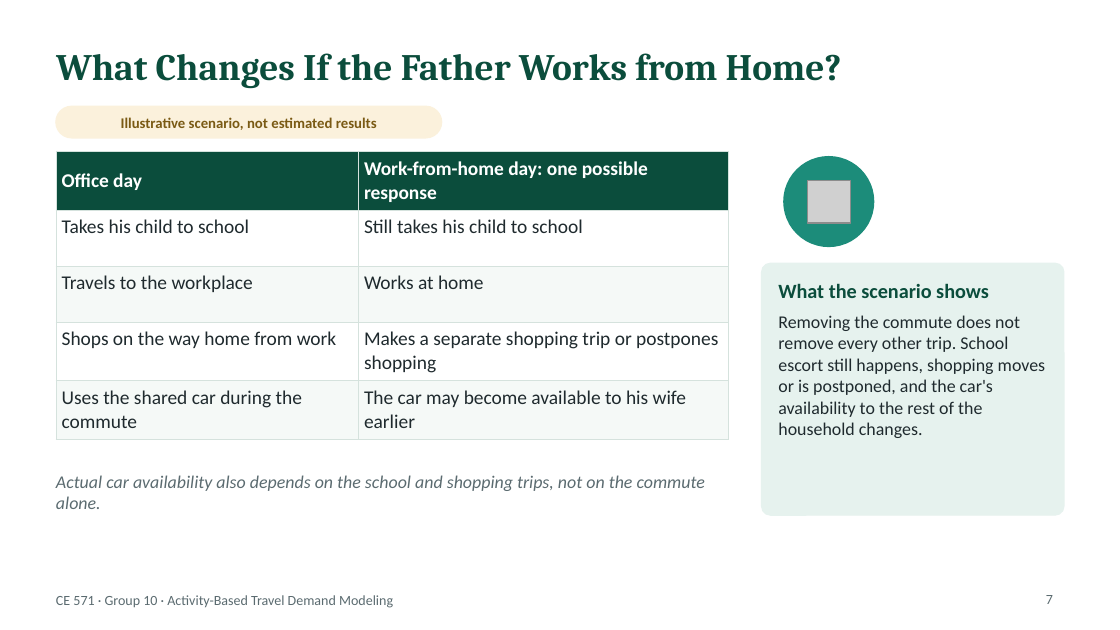
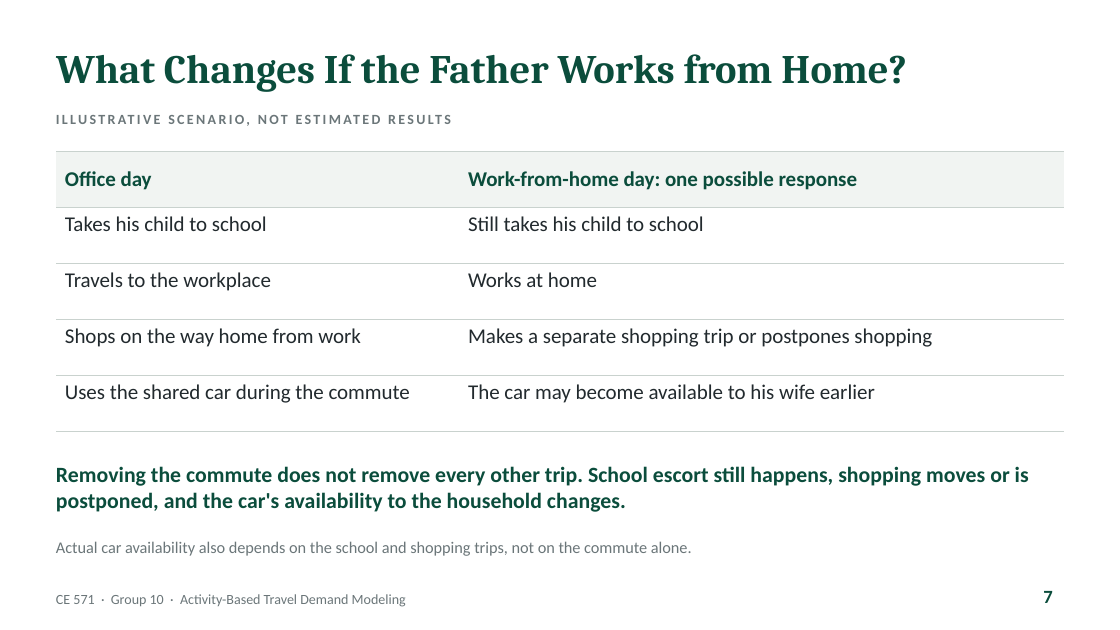
Before and after one commit to abdelmohdi/Claude, a slide deck: slide 7 of CE571_Group10_ABM_Presentation/CE571_Group10_Activity_Based_Travel_Demand_Modeling.pptx. Drawn at 1120x630 pixels with LibreOffice and Linux fonts; fonts in the diff are those of the drawing; grey boxes stand for pictures. Boxes give left, top, right and bottom in pixels: in the first picture for what was removed or moved away, otherwise in the second. Text is boxed around its words. In the diff, an @@ line names an element or a change of style, - is before the commit and + after.

```diff
--- a/CE571_Group10_ABM_Presentation/CE571_Group10_Activity_Based_Travel_Demand_Modeling.pptx
+++ b/CE571_Group10_ABM_Presentation/CE571_Group10_Activity_Based_Travel_Demand_Modeling.pptx
@@ title "What Changes If the Father ..." at <box>56,54,907,92</box>: size 24 to 26 pt @@
@@ rounded rectangle removed at <box>56,106,441,138</box> @@
@@ text at <box>121,117,377,130</box>: text changed; size 9.5 to 9 pt; text colour #7A5A14 to #6B7679 @@
-Illustrative scenario, not estimated results
+ILLUSTRATIVE SCENARIO, NOT ESTIMATED RESULTS
@@ table at <box>56,151,1064,407</box> @@
@@ fill #0B4D3C to #F1F4F2 in row 1 @@
@@ fill #FFFFFF to none in 4 cells @@
@@ fill #F5F9F7 to none in 4 cells @@
@@ size 12.5 to 13.5 pt @@
@@ text colour #FFFFFF to #0B4D3C in "Office day", "Work-from-home day: one possible response" @@
@@ text colour #1F2A2E to #222A2E in "Takes his child to school", "Still takes his child to school", "Travels to the workplace", "Works at home" and 4 more places @@
@@ borders changed @@
@@ table: place and size @@
-table at <box>56,151,728,432</box>
+table at <box>56,151,1064,407</box>
@@ ellipse removed at <box>784,157,874,246</box> @@
@@ picture removed at <box>808,180,850,223</box> @@
@@ rounded rectangle removed at <box>762,263,1064,515</box> @@
@@ text removed at <box>778,283,989,298</box> @@
-What the scenario shows
@@ text "Removing the commute does not ..." at <box>56,466,1029,512</box>: vertical alignment top to middle @@
@@ text at <box>56,466,1029,512</box>: text changed; size 11.5 to 14 pt; text colour #1F2A2E to #0B4D3C; bold on @@
-Removing the commute does not remove every other trip. School escort still happens, shopping moves or is postponed, and the car's availability to the rest of the household changes.
+Removing the commute does not remove every other trip. School escort still happens, shopping moves or is postponed, and the car's availability to the household changes.
@@ text "Actual car availability also depends ...": place and size @@
-text "Actual car availability also depends ..." at <box>56,475,705,509</box>
+text "Actual car availability also depends ..." at <box>56,541,692,556</box>
@@ text "Actual car availability also depends ..." at <box>56,541,692,556</box>: size 11.5 to 10.5 pt, text colour #5B6B70 to #6B7679, italic off @@
@@ text "CE 571 · Group 10 ..." at <box>56,594,406,607</box>: text colour #5B6B70 to #6B7679 @@
@@ page number at <box>1043,591,1052,603</box>: size 9 to 12 pt, text colour #5B6B70 to #0B4D3C, bold on @@
```
Also in this commit, not shown: 52 other slides changed, 1 slide added, 1 other file.
